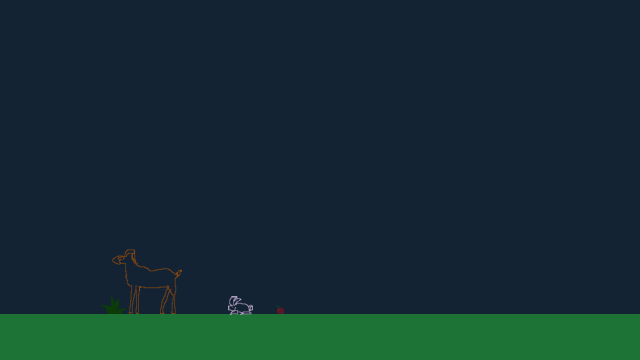
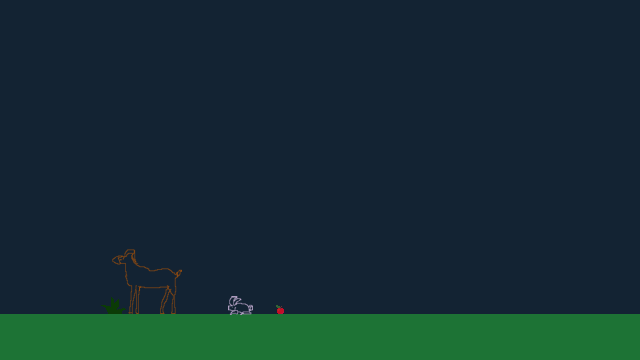
Two versions of the same layered image (640 x 360). Layer-by-layer changes:
painted on "Ground" over left=276, top=305, right=284, bottom=314
painted on "Apple" over left=276, top=305, right=284, bottom=314
painted on "Paint Layer 1" over left=276, top=305, right=284, bottom=314
